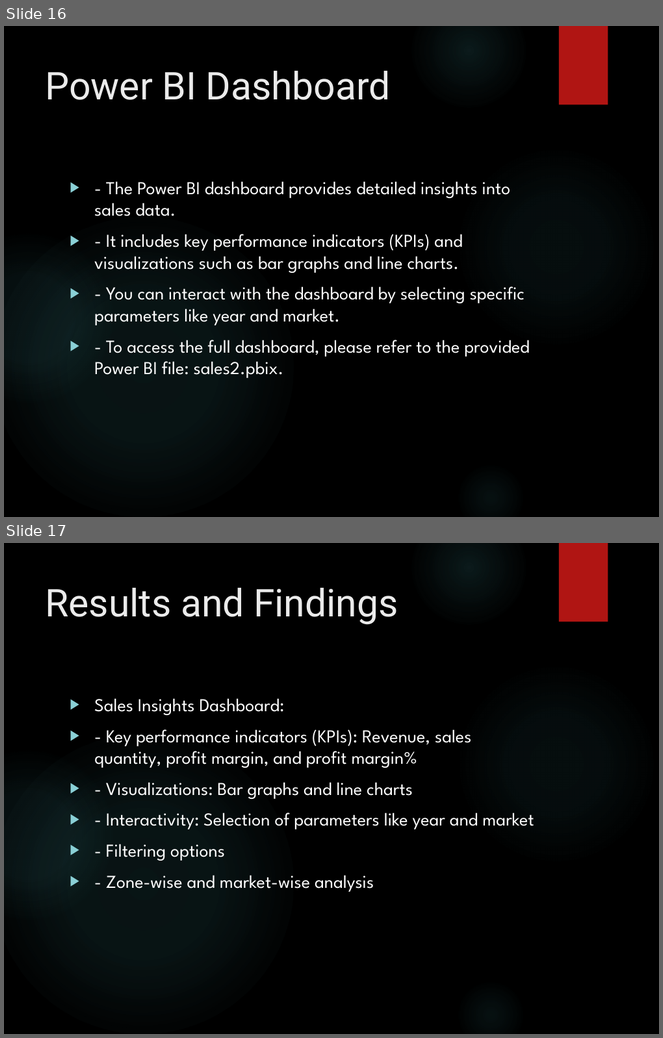
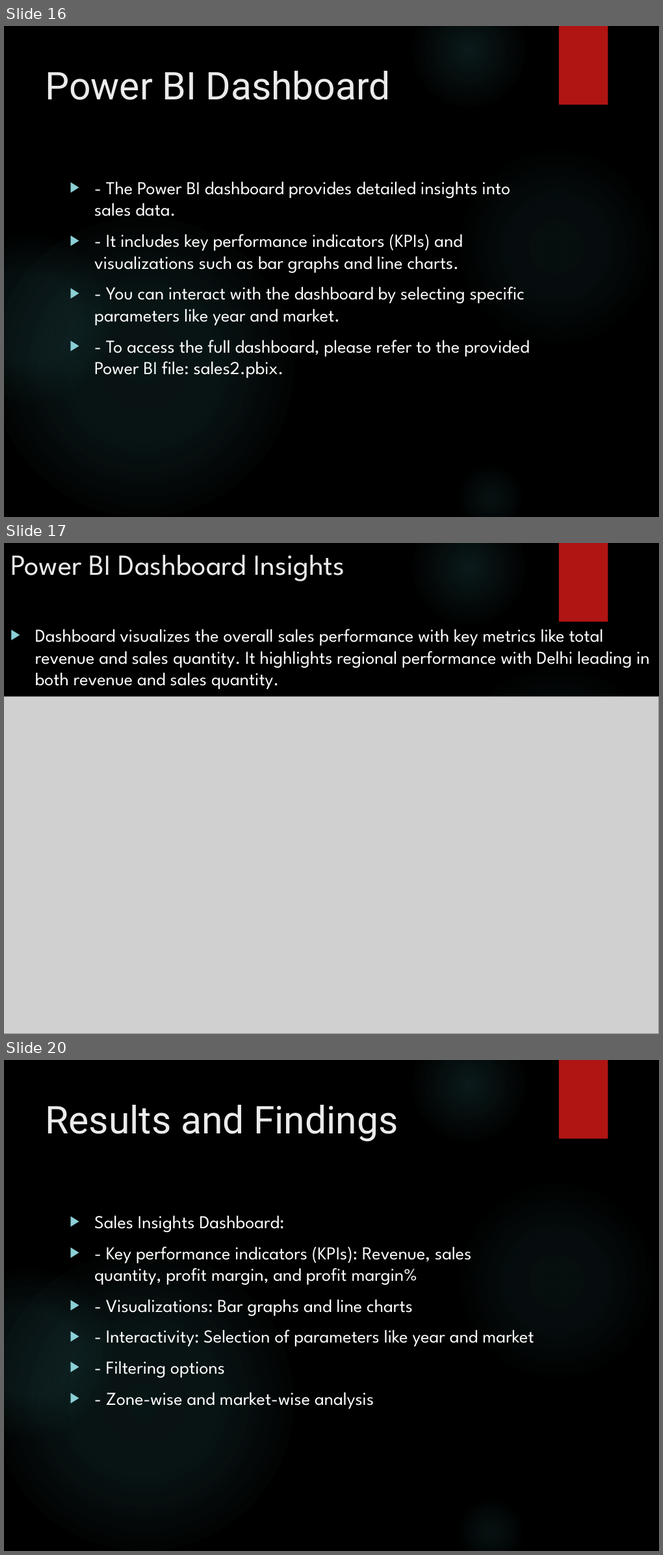
Before and after one commit to Ritikchauhhan/SALES-INSIGHT-PROJECT, a slide deck: Sales_Insights_Data_Analysis_Project.pptx. Shown one above the other, each under a label of ours: slides 16 and 17 before the commit, slides 16, 17 and 20 after it; the slides between them are not shown. The pictures are 663x1038 and 663x1555 pixels, drawn with LibreOffice and Linux fonts; fonts in the diff are those of the drawing; grey boxes stand for pictures; background and template pictures are left out. Boxes give left, top, right and bottom in pixels: in the first picture for what was removed or moved away, otherwise in the second. Text is boxed around its words. In the diff, an @@ line names an element or a change of style, - is before the commit and + after.

```diff
--- a/Sales_Insights_Data_Analysis_Project.pptx
+++ b/Sales_Insights_Data_Analysis_Project.pptx
@@ slide 17 added at bbox=[4, 543, 659, 1034], background picture (left out); not listed: 6 template elements that a slide beside it also shows @@
@@ title added at bbox=[10, 555, 345, 581], 32 pt, text #EBEBEB @@
+Power BI Dashboard Insights
@@ text added at bbox=[35, 629, 649, 689], 20 pt, text #FFFFFF @@
+▶ Dashboard visualizes the overall sales performance with key metrics like total revenue and sales quantity. It highlights regional performance with Delhi leading in both revenue and sales quantity.
@@ picture added at bbox=[4, 696, 659, 1034] @@
@@ what was slide 17 is now slide 20 @@
```
Also in this commit, not shown: 2 other slides added.
